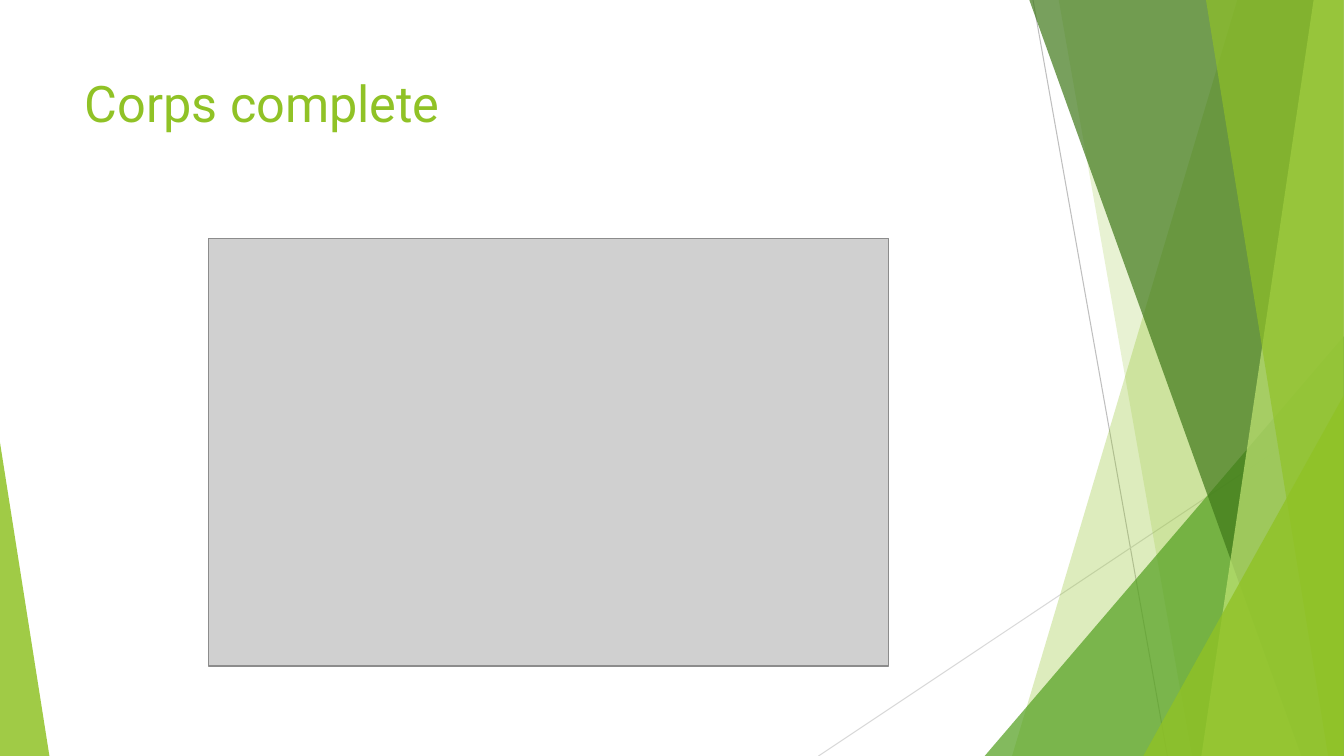
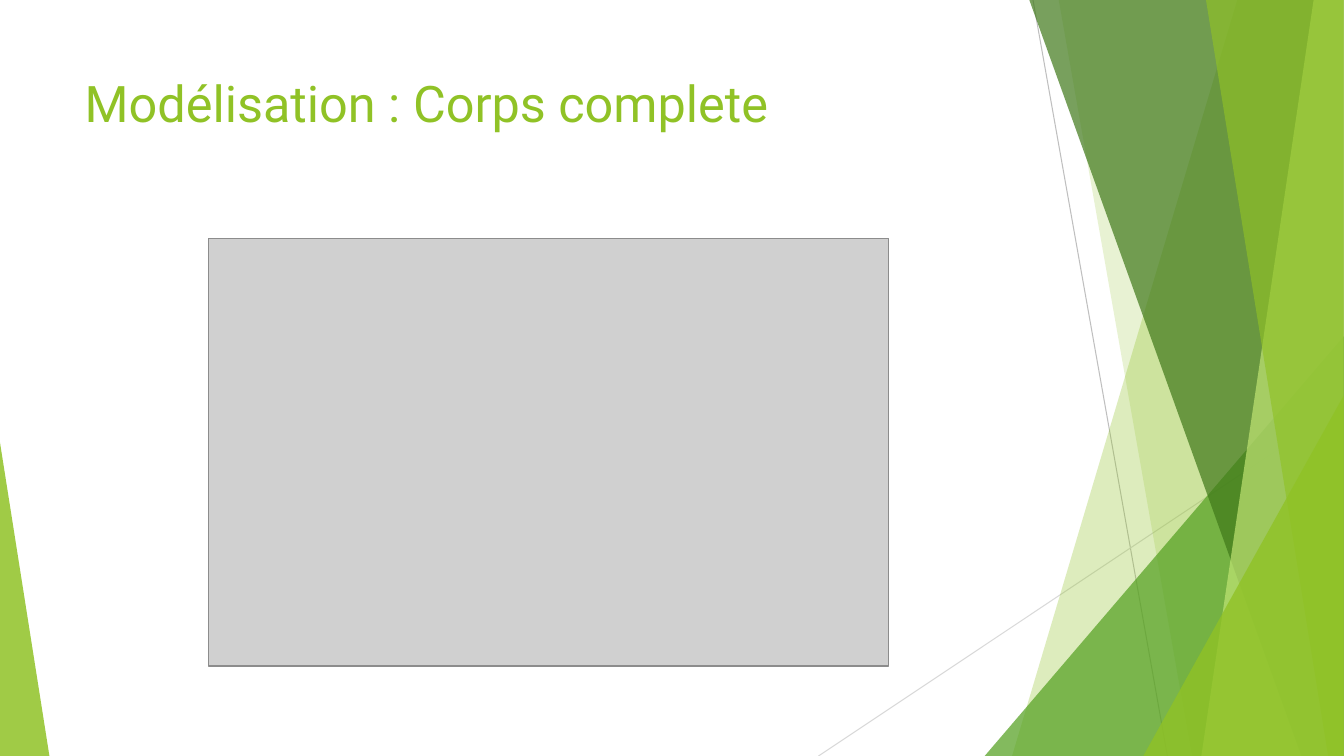
Before and after one commit to bphoul00/Blender_Labyrinth, a slide deck: slide 17 of INF5071.pptx. Drawn at 1344x756 pixels with LibreOffice and Linux fonts; fonts in the diff are those of the drawing; grey boxes stand for pictures. Boxes give left, top, right and bottom in pixels: in the first picture for what was removed or moved away, otherwise in the second. Text is boxed around its words. In the diff, an @@ line names an element or a change of style, - is before the commit and + after.

```diff
--- a/INF5071.pptx
+++ b/INF5071.pptx
@@ title at [85,84,768,133]: text changed @@
-Corps complete
+Modélisation : Corps complete
```
Also in this commit, not shown: 5 other slides changed, 1 other file.
